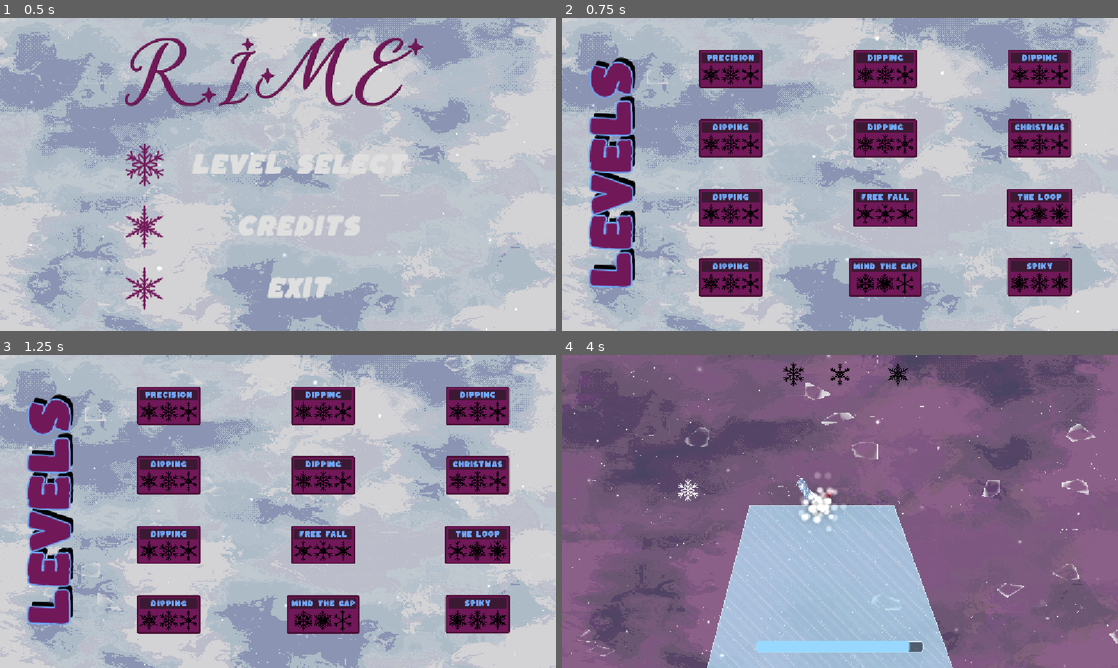
Above: before the commit, frames 1-4 (two rows, left to right).
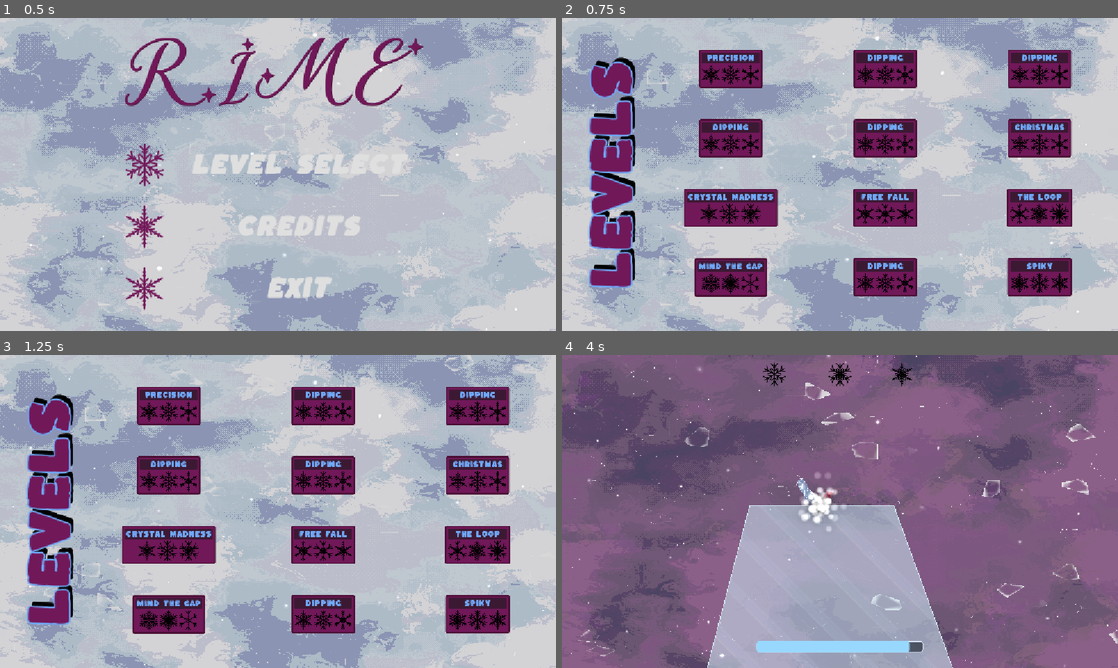
Above: after the commit, the same moments.

Repository: Zepeacedust/snow-game
Game: Godot game, scene res://main.tscn
Same seed, same stepped clock (60 frames per second), same inputs: the game is played once before the commit and once after it. The engine's default icon, where the game draws it, is replaced by a stand-in: a white triangle on a blue panel in a dark square.
Inputs (mouse positions are in pixels of both pictures, inside the frame that each line leads up to):
- Up to frame 1 (0.5 s): no input
- Up to frame 2 (0.75 s): click "Level Select" at 0.5 s
- Up to frame 3 (1.25 s): no input
- Up to frame 4 (4 s): click (728, 533) at 1.25 s, where only the run after the commit has a clickable "Crystal Madness"; tap Enter at 2 s; hold Right (right) 2.03-2.78 s; hold Shift (bridge) 2.03-2.78 s; tap Space (jump) at 2.27, 3.02 s; hold Down (down) 2.78-3.53 s; tap Shift (bridge) at 2.85 s; hold Right (right) from 3.53 s (still down); hold Shift (bridge) from 3.53 s (still down)

Frame 1 is identical in both runs. In frame 2, 2.4% of the frame differs, in the area x 21-65%, y 54-90%; in frame 3, 2.4%; in frame 4, 12%, in the area x 20-71%, y 2-100%.

Commit message:
fixs

Diff:
--- a/level_select.tscn
+++ b/level_select.tscn
@@ -15,6 +15,7 @@
 [ext_resource type="PackedScene" uid="uid://cwqq34luprs2t" path="res://levels/Level_loop_twice.tscn" id="13_doruf"]
 [ext_resource type="PackedScene" uid="uid://ja5xr0e1i16h" path="res://levels/Spikes.tscn" id="14_vebhf"]
 [ext_resource type="PackedScene" uid="uid://dwhedfesskae5" path="res://levels/Tunneling.tscn" id="15_473rj"]
+[ext_resource type="PackedScene" uid="uid://bmolvxrywukky" path="res://levels/CrystalMadness.tscn" id="16_ehng5"]
 
 [sub_resource type="ShaderMaterial" id="ShaderMaterial_okqkh"]
 shader = ExtResource("4_8qr5y")
@@ -259,9 +260,9 @@
 level_scene = ExtResource("12_p532j")
 
 [node name="Level Choice15" parent="Node2D2" unique_id=1480597964 instance=ExtResource("2_apu6u")]
-offset_left = 544.0
+offset_left = 224.0
 offset_top = 480.0
-offset_right = 956.0
+offset_right = 636.0
 offset_bottom = 668.0
 size_flags_horizontal = 6
 size_flags_vertical = 6
@@ -300,11 +301,12 @@
 offset_bottom = 524.0
 size_flags_horizontal = 6
 size_flags_vertical = 6
+level_scene = ExtResource("16_ehng5")
 
 [node name="Level Choice11" parent="Node2D2" unique_id=1846413438 instance=ExtResource("2_apu6u")]
-offset_left = 224.0
-offset_top = 480.0
-offset_right = 636.0
+offset_left = 544.0
+offset_top = 480.00003
+offset_right = 956.0
 offset_bottom = 668.0
 size_flags_horizontal = 6
 size_flags_vertical = 6
--- a/levels/CrystalMadness.tscn
+++ b/levels/CrystalMadness.tscn
@@ -32,19 +32,19 @@
 
 [sub_resource type="AtlasTexture" id="AtlasTexture_4n8tn"]
 atlas = ExtResource("10_bnu5t")
-region = Rect2(69, 365, 62, 70)
+region = Rect2(569, 365, 62, 70)
 
 [sub_resource type="AtlasTexture" id="AtlasTexture_ly3hx"]
 atlas = ExtResource("10_bnu5t")
-region = Rect2(68, 165, 64, 70)
+region = Rect2(266, 465, 68, 70)
 
 [sub_resource type="AtlasTexture" id="AtlasTexture_wkb0e"]
 atlas = ExtResource("10_bnu5t")
-region = Rect2(569, 265, 62, 70)
+region = Rect2(165, 165, 70, 70)
 
 [node name="TestLevel" type="Node2D" unique_id=1669989023 node_paths=PackedStringArray("collectables")]
 script = ExtResource("1_4ckw4")
-level_name = "Test Level"
+level_name = "Crystal Madness"
 collectables = [NodePath("Collectable2"), NodePath("Collectable"), NodePath("Collectable3")]
 
 [node name="Platforms" type="Node2D" parent="." unique_id=1907917136]
@@ -305,6 +305,12 @@
 scale = Vector2(0.7, 0.7)
 texture = ExtResource("8_dapib")
 
+[node name="Sprite2D2" type="Sprite2D" parent="SnowflakeDisplay" unique_id=1016110944]
+modulate = Color(0, 0, 0, 1)
+position = Vector2(440, 40)
+scale = Vector2(0.7, 0.7)
+texture = ExtResource("8_dapib")
+
 [node name="Sprite2D3" type="Sprite2D" parent="SnowflakeDisplay" unique_id=1237023390]
 modulate = Color(0, 0, 0, 1)
 position = Vector2(576, 40)
@@ -319,7 +325,7 @@
 [node name="Collectable" parent="." unique_id=169161764 node_paths=PackedStringArray("holder") instance=ExtResource("9_yr45m")]
 position = Vector2(11520, 2816)
 texture = SubResource("AtlasTexture_ly3hx")
-holder = NodePath("../SnowflakeDisplay/Sprite2D")
+holder = NodePath("../SnowflakeDisplay/Sprite2D2")
 
 [node name="Collectable3" parent="." unique_id=25041559 node_paths=PackedStringArray("holder") instance=ExtResource("9_yr45m")]
 position = Vector2(58112, 7424)
